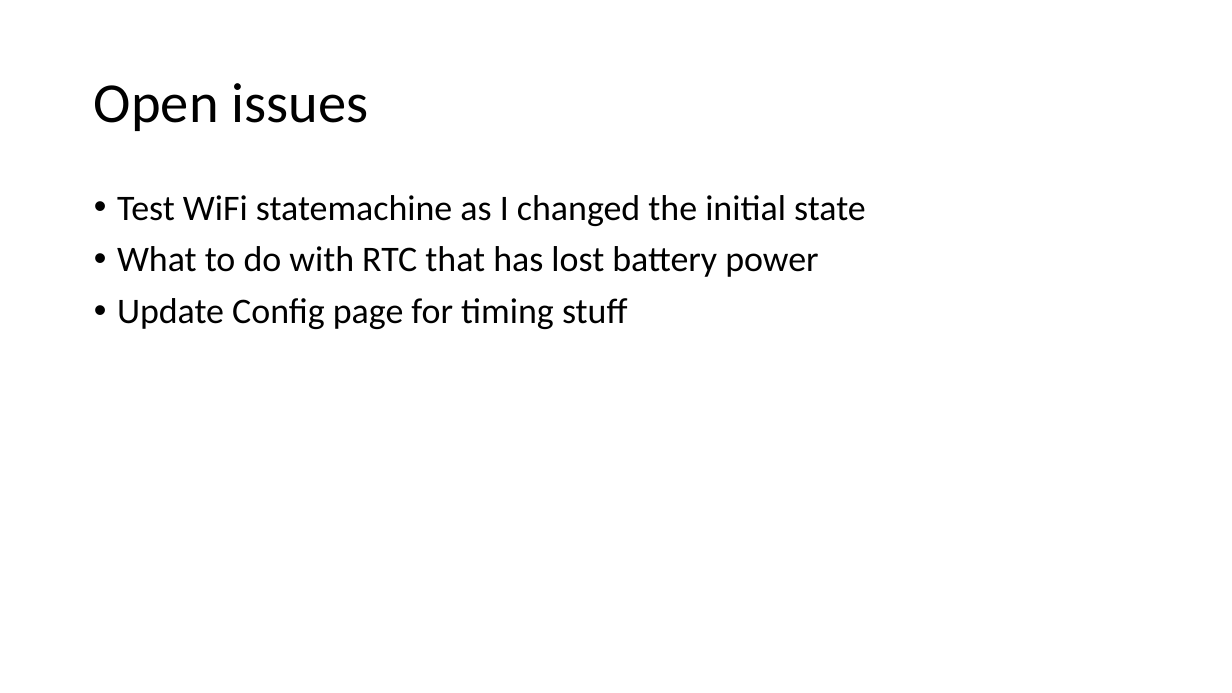
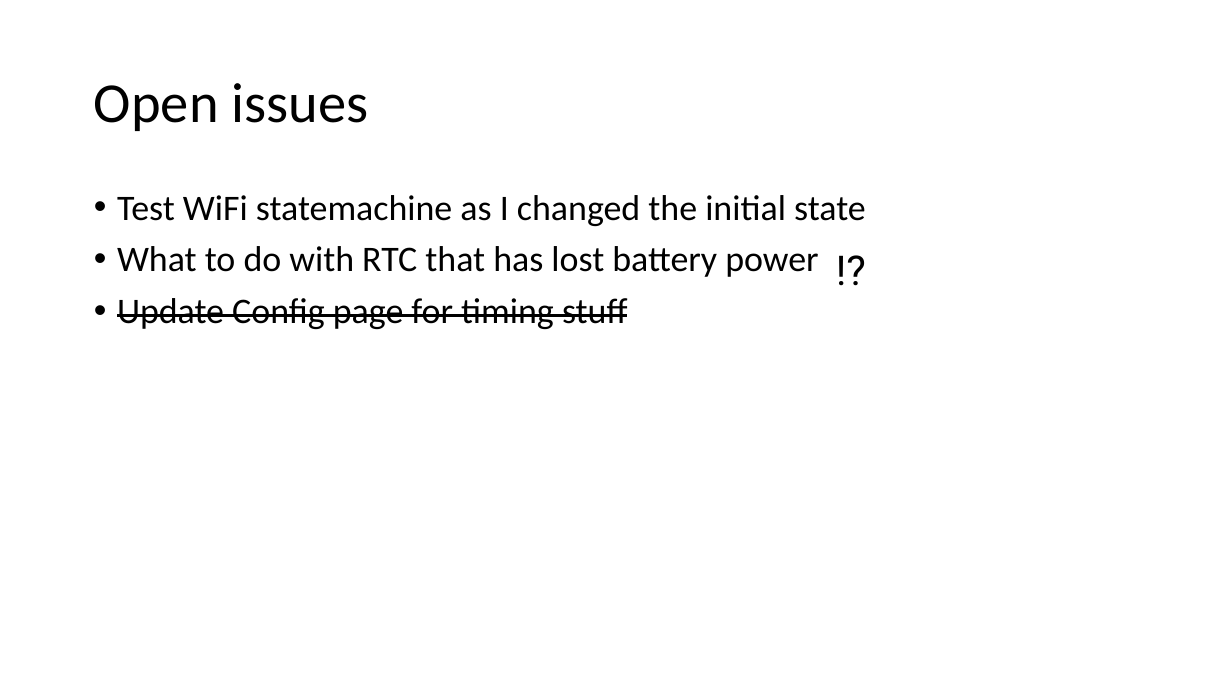
Before and after one commit to EJvdL/Oli, a slide deck: slide 8 of Oli.pptx (slide 7 before the commit). Drawn at 1232x693 pixels with LibreOffice and Linux fonts; fonts in the diff are those of the drawing. Boxes give left, top, right and bottom in pixels: in the first picture for what was removed or moved away, otherwise in the second. Text is boxed around its words. In the diff, an @@ line names an element or a change of style, - is before the commit and + after.

```diff
--- a/Oli.pptx
+++ b/Oli.pptx
@@ text added at (827, 239, 867, 299), 32 pt, text #000000 @@
+⁉️
@@ text at (117, 298, 627, 329): strikethrough on in "Update Config page for timing stuff" @@
```
Also in this commit, not shown: 3 other slides changed, 1 slide added, 5 other files.
